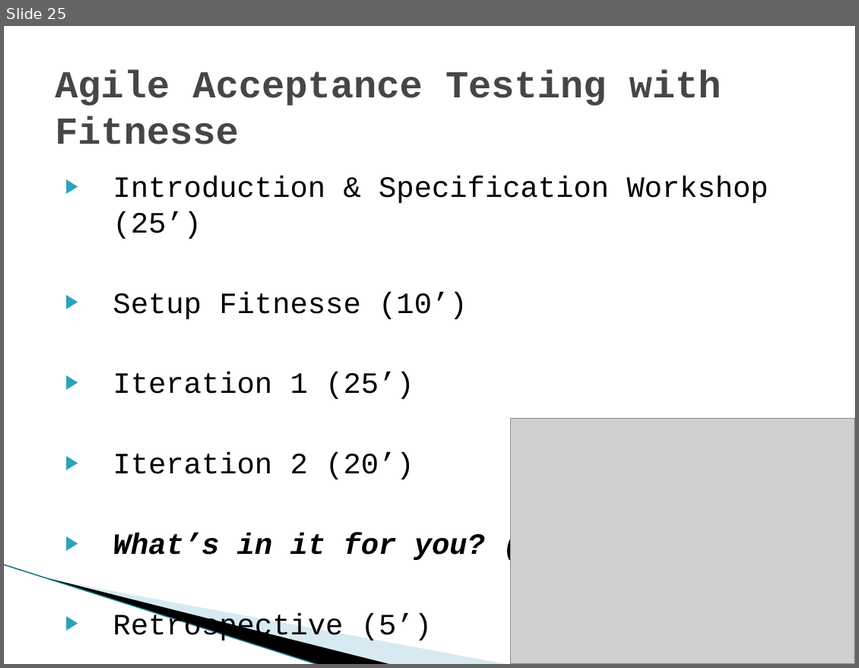
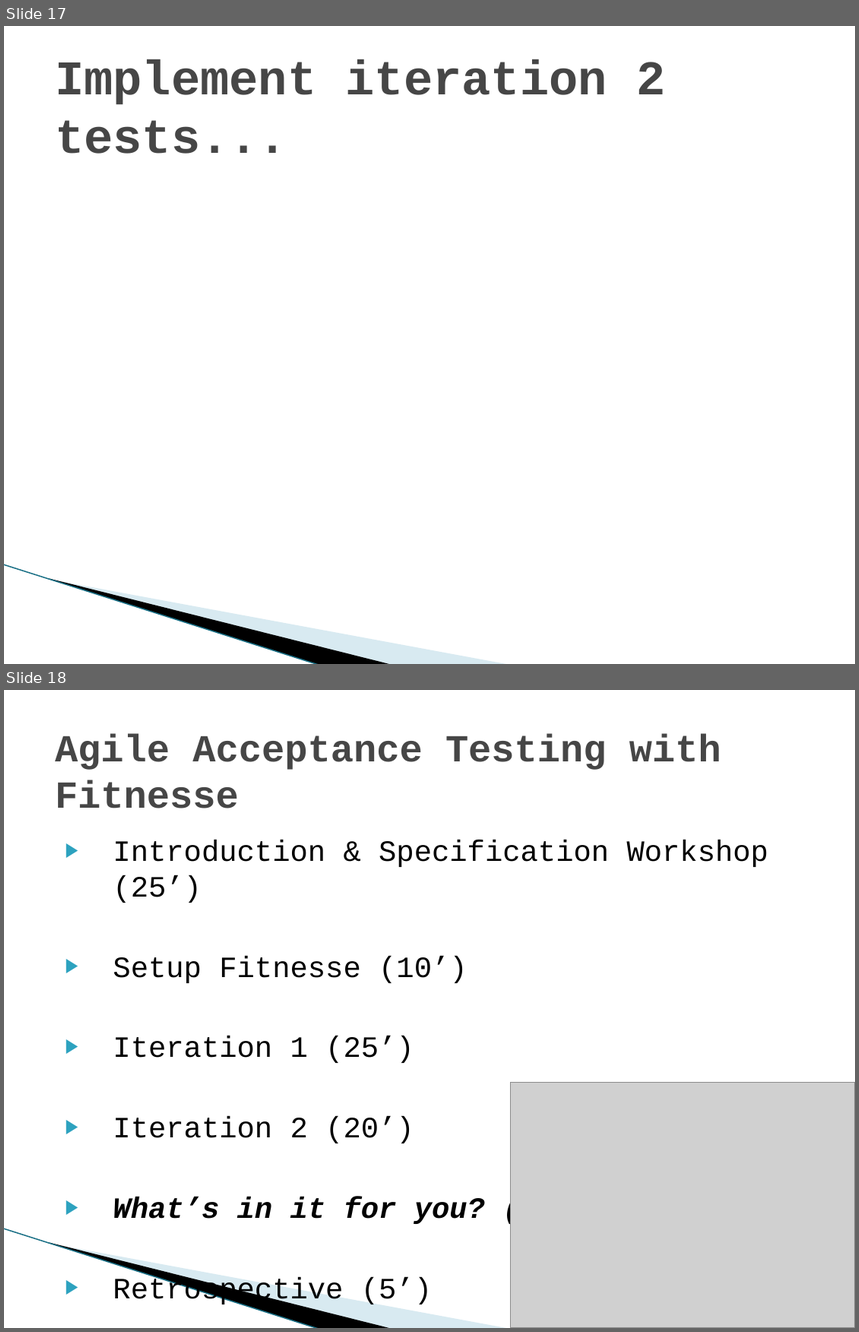
Before and after one commit to michelgrootjans/agileacceptancetesting, a slide deck: Slides/20090604_Ihc_AgileAcceptanceTesting.pptx. Shown one above the other, each under a label of ours: slide 25 before the commit, slides 17 and 18 after it. The pictures are 859x668 and 859x1332 pixels, drawn with LibreOffice and Linux fonts; fonts in the diff are those of the drawing; grey boxes stand for pictures; background and template pictures are left out. Boxes give left, top, right and bottom in pixels: in the first picture for what was removed or moved away, otherwise in the second. Text is boxed around its words. In the diff, an @@ line names an element or a change of style, - is before the commit and + after.

```diff
--- a/Slides/20090604_Ihc_AgileAcceptanceTesting.pptx
+++ b/Slides/20090604_Ihc_AgileAcceptanceTesting.pptx
@@ slide 17 added at [4, 26, 855, 664], background #FFFFFF; not listed: 3 template elements that a slide beside it also shows @@
@@ title added at [55, 60, 665, 154], 41 pt, text #464646, bold @@
+Implement iteration 2 tests...
@@ what was slide 25 is now slide 18 @@
```
Also in this commit, not shown: 5 slides changed, 4 other slides added, 6 slides removed, 3 other files.
